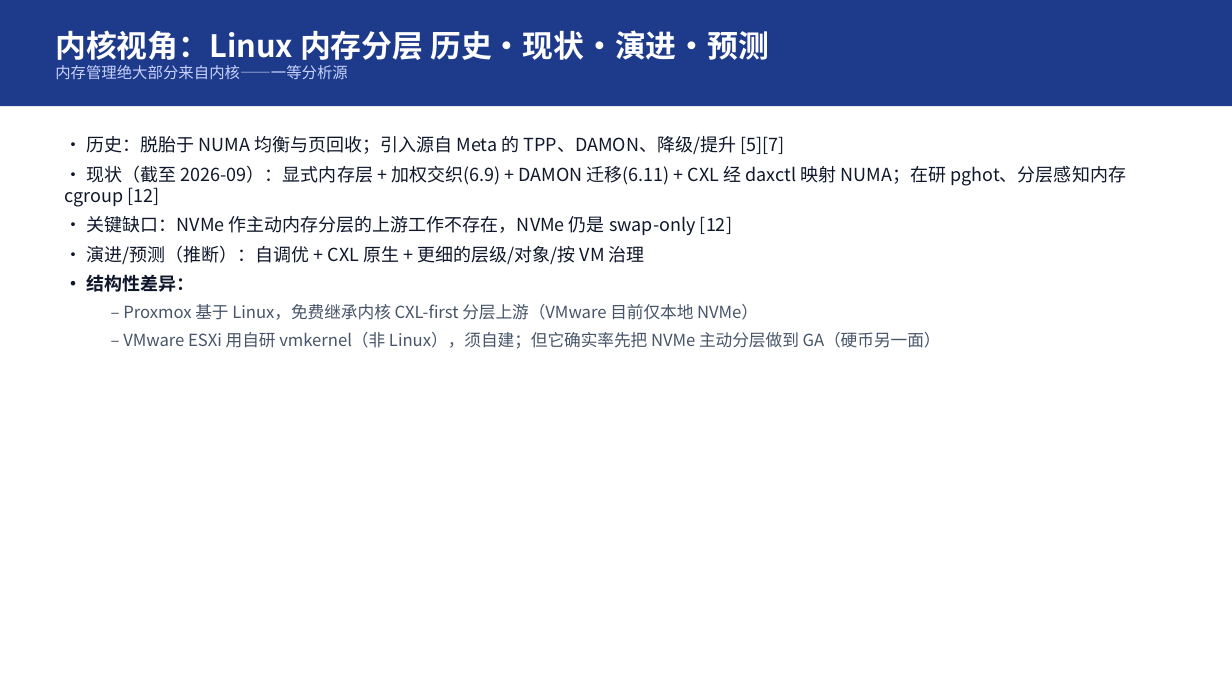
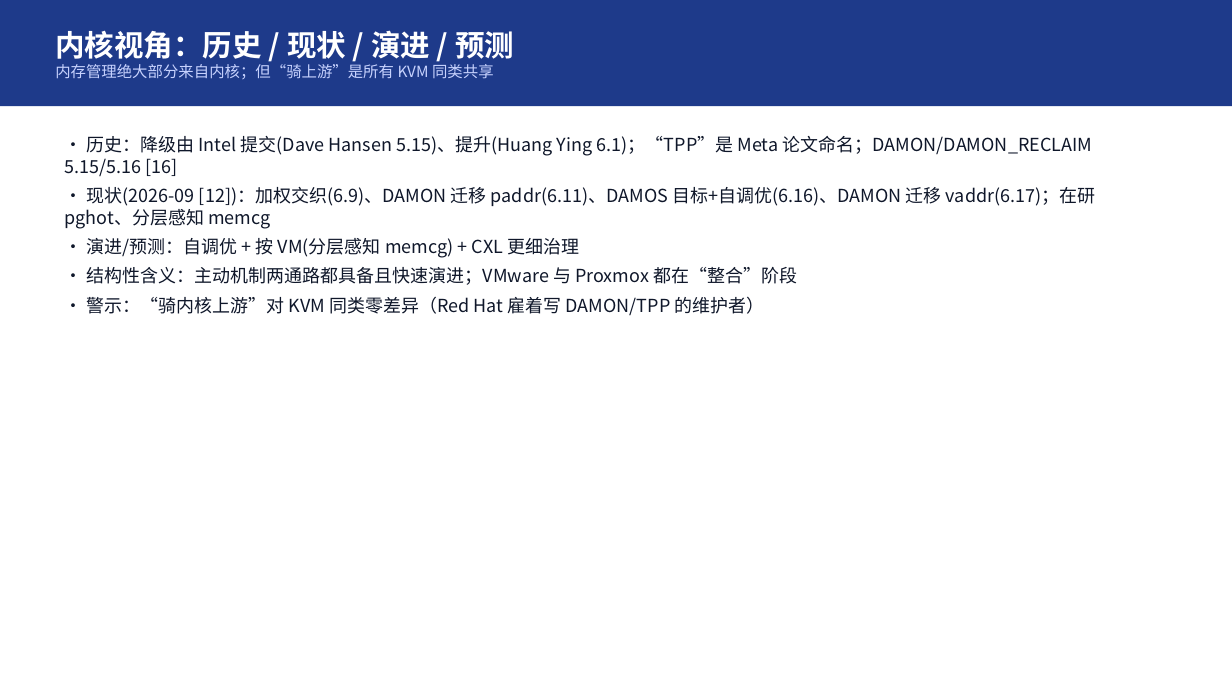
Before and after one commit to turtacn/storm, a slide deck: slide 7 of docs/harness-sop/examples/memory-tiring-p2v/mt-v1.pptx. Drawn at 1232x693 pixels with LibreOffice and Linux fonts; fonts in the diff are those of the drawing. Boxes give left, top, right and bottom in pixels: in the first picture for what was removed or moved away, otherwise in the second. Text is boxed around its words. In the diff, an @@ line names an element or a change of style, - is before the commit and + after.

```diff
--- a/docs/harness-sop/examples/memory-tiring-p2v/mt-v1.pptx
+++ b/docs/harness-sop/examples/memory-tiring-p2v/mt-v1.pptx
@@ text at box(55, 30, 514, 79): text changed; size 24 to 12 pt; text colour #FFFFFF to #C7D2FE; bold off @@
-内核视角：Linux 内存分层 历史·现状·演进·预测
-内存管理绝大部分来自内核——一等分析源
+内核视角：历史 / 现状 / 演进 / 预测
+内存管理绝大部分来自内核；但“骑上游”是所有 KVM 同类共享
@@ text at box(64, 136, 1096, 315): text changed @@
-• 历史：脱胎于 NUMA 均衡与页回收；引入源自 Meta 的 TPP、DAMON、降级/提升 [5][7]
-• 现状（截至 2026-09）：显式内存层 + 加权交织(6.9) + DAMON 迁移(6.11) + CXL 经 daxctl 映射 NUMA；在研 pghot、分层感知内存 cgroup [12]
-• 关键缺口：NVMe 作主动内存分层的上游工作不存在，NVMe 仍是 swap-only [12]
-• 演进/预测（推断）：自调优 + CXL 原生 + 更细的层级/对象/按 VM 治理
-• 结构性差异：
-  – Proxmox 基于 Linux，免费继承内核 CXL-first 分层上游（VMware 目前仅本地 NVMe）
-  – VMware ESXi 用自研 vmkernel（非 Linux），须自建；但它确实率先把 NVMe 主动分层做到 GA（硬币另一面）
+• 历史：降级由 Intel 提交(Dave Hansen 5.15)、提升(Huang Ying 6.1)；“TPP”是 Meta 论文命名；DAMON/DAMON_RECLAIM 5.15/5.16 [16]
+• 现状(2026-09 [12])：加权交织(6.9)、DAMON 迁移 paddr(6.11)、DAMOS 目标+自调优(6.16)、DAMON 迁移 vaddr(6.17)；在研 pghot、分层感知 memcg
+• 演进/预测：自调优 + 按 VM(分层感知 memcg) + CXL 更细治理
+• 结构性含义：主动机制两通路都具备且快速演进；VMware 与 Proxmox 都在“整合”阶段
+• 警示：“骑内核上游”对 KVM 同类零差异（Red Hat 雇着写 DAMON/TPP 的维护者）
```
Also in this commit, not shown: 15 other slides changed, 10 other files.
